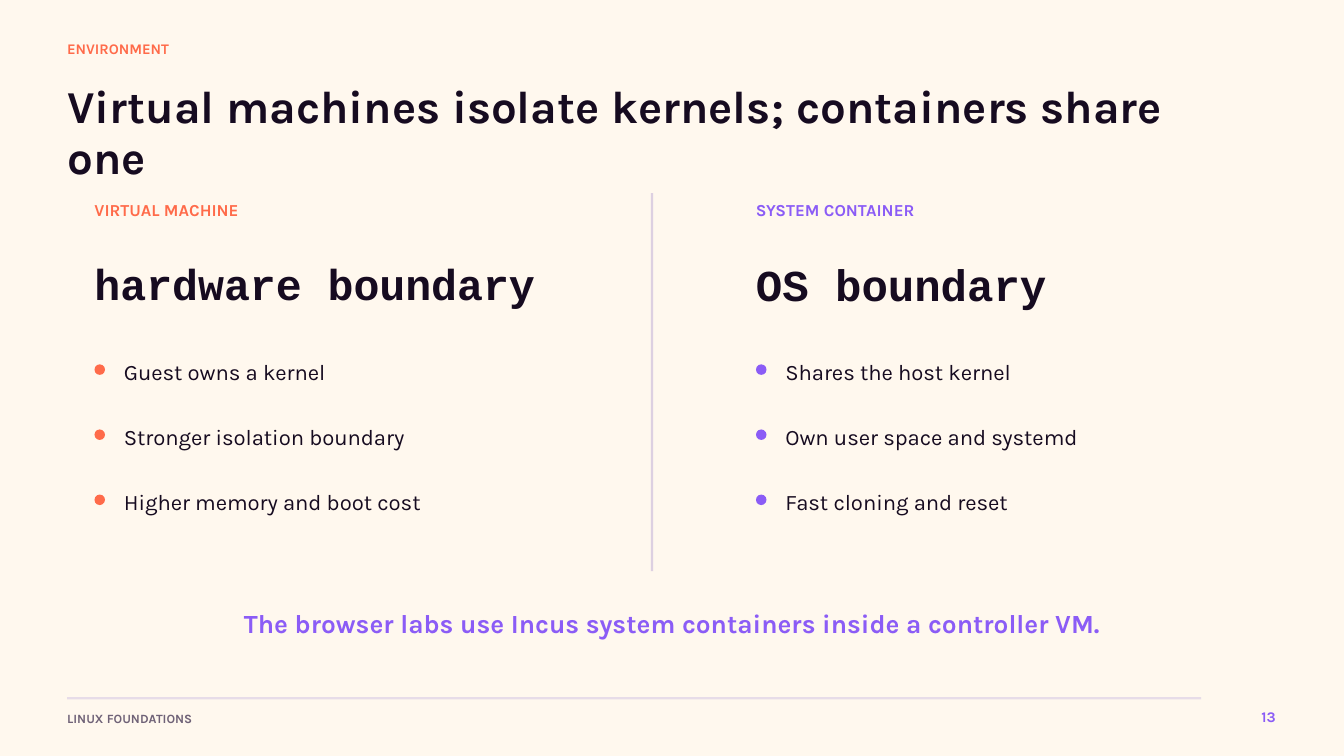
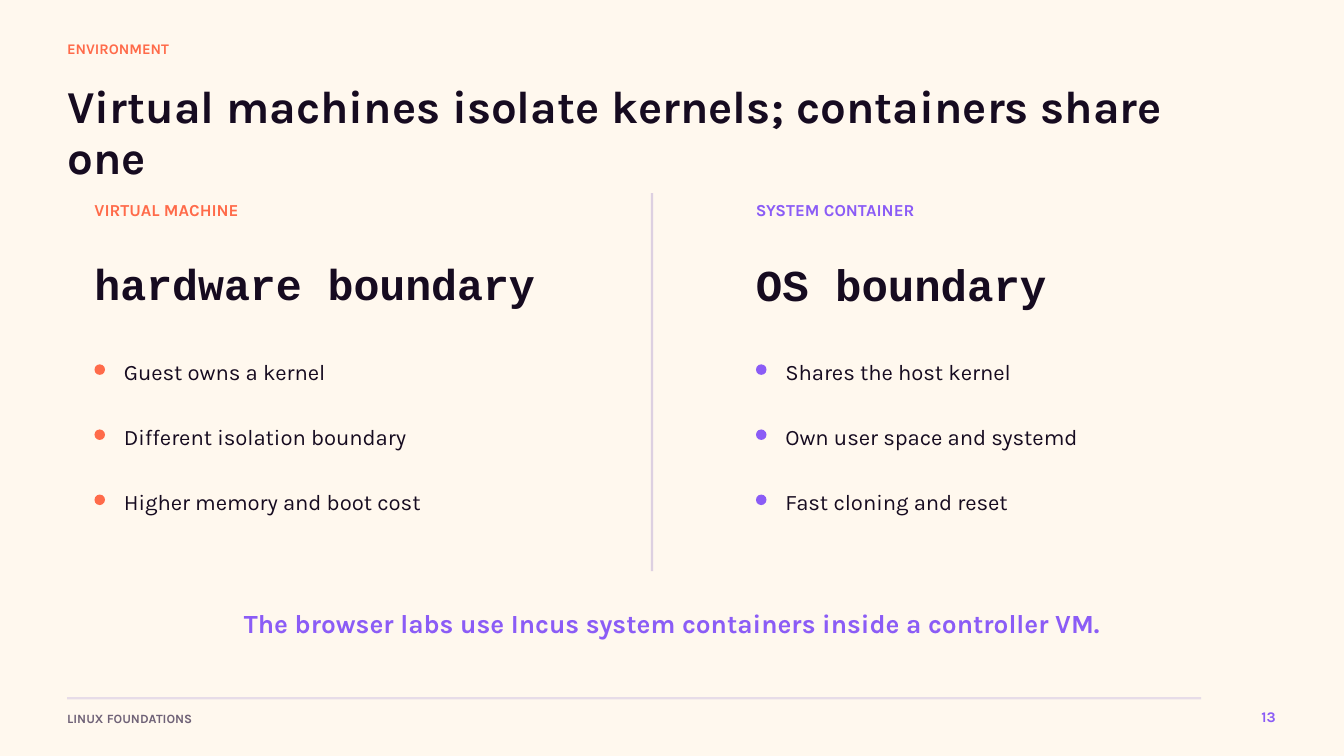
Before and after one commit to wolfmanfx/linux-course-travel-portal, a slide deck: slide 13 of downloads/linux-foundations-browser-lab-workshop.pptx. Drawn at 1344x756 pixels with LibreOffice and Linux fonts; fonts in the diff are those of the drawing. Boxes give left, top, right and bottom in pixels: in the first picture for what was removed or moved away, otherwise in the second. Text is boxed around its words. In the diff, an @@ line names an element or a change of style, - is before the commit and + after.

```diff
--- a/downloads/linux-foundations-browser-lab-workshop.pptx
+++ b/downloads/linux-foundations-browser-lab-workshop.pptx
@@ text at bbox=[124, 429, 406, 451]: text changed @@
-Stronger isolation boundary
+Different isolation boundary
```
Also in this commit, not shown: 5 other slides changed, 9 other files.
